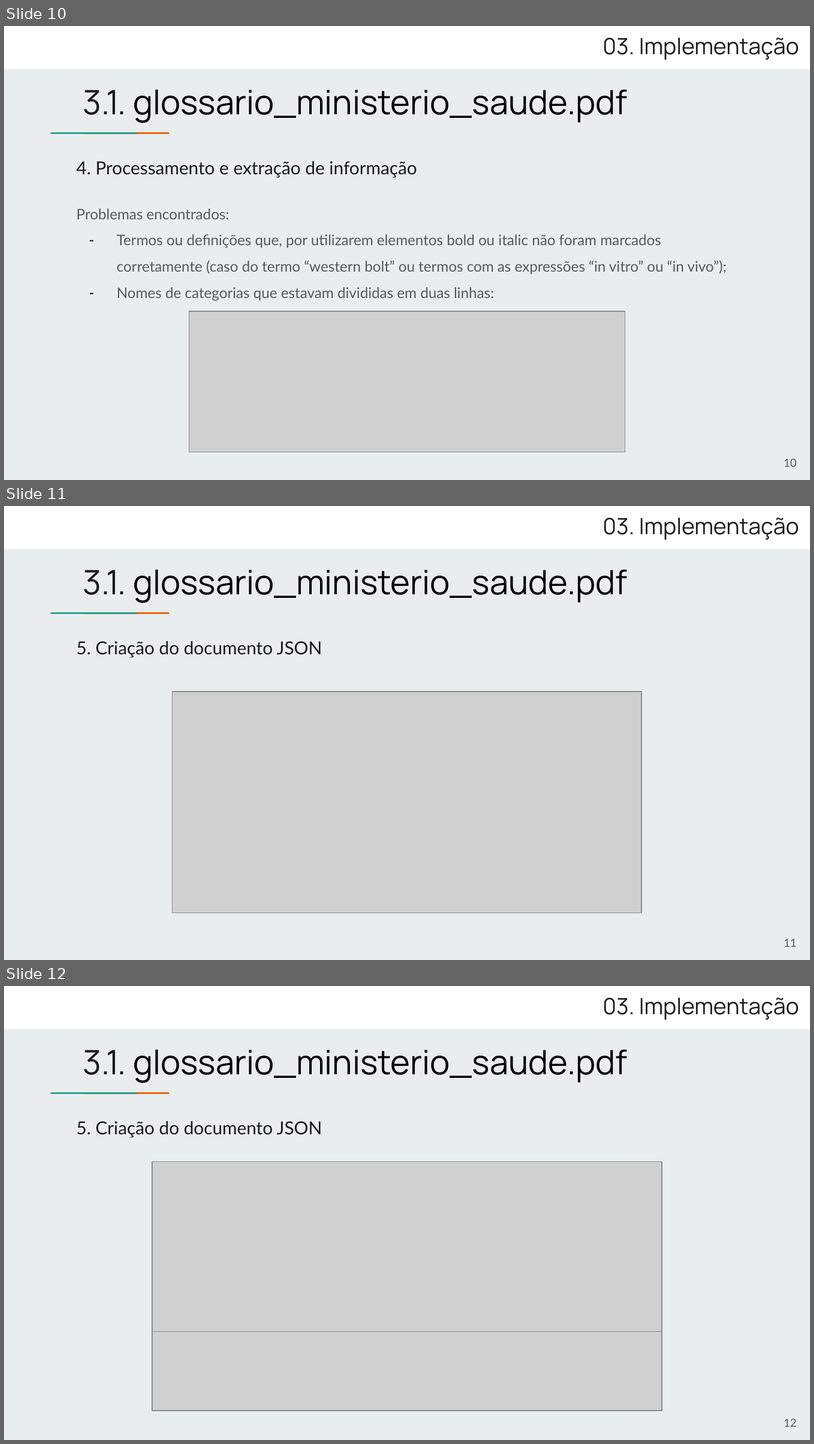
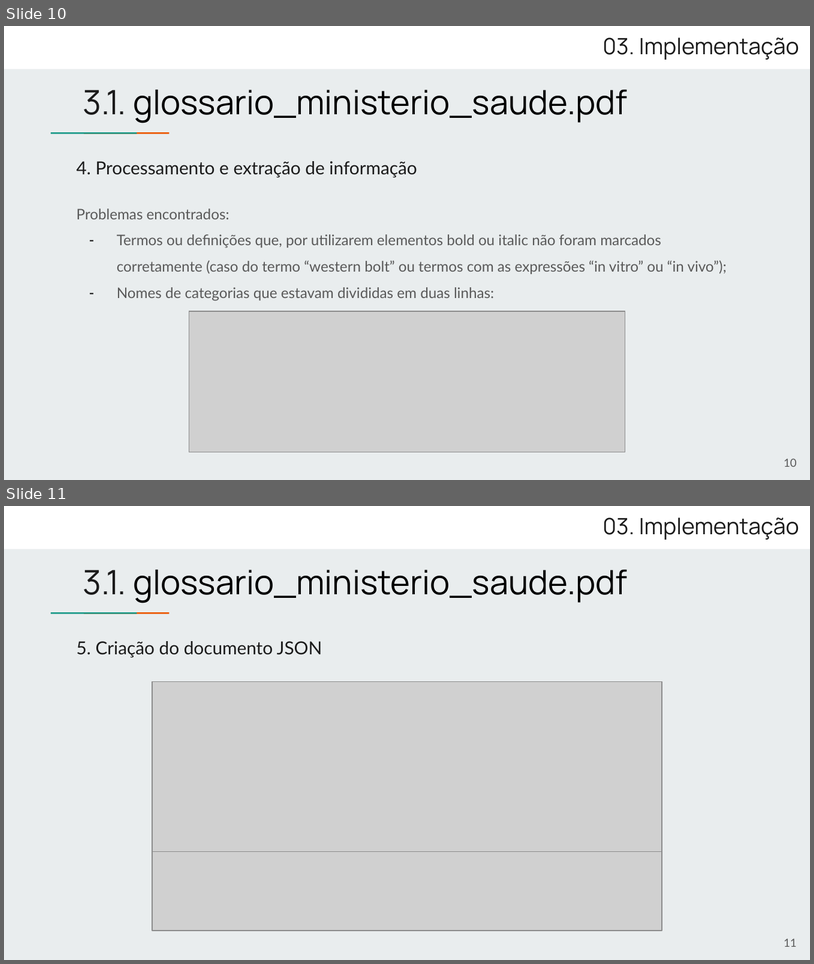
Before and after one commit to monicaccmartins/pln-2324, a slide deck: TP1/PLN - Apresentação.pptx. Shown one above the other, each under a label of ours: slides 10, 11 and 12 before the commit, slides 10 and 11 after it. The pictures are 814x1444 and 814x964 pixels, drawn with LibreOffice and Linux fonts; fonts in the diff are those of the drawing; grey boxes stand for pictures. Boxes give left, top, right and bottom in pixels: in the first picture for what was removed or moved away, otherwise in the second. Text is boxed around its words. In the diff, an @@ line names an element or a change of style, - is before the commit and + after.

```diff
--- a/TP1/PLN - Apresentação.pptx
+++ b/TP1/PLN - Apresentação.pptx
@@ slide 11 removed at [4, 506, 810, 960], background #E9EDEE; not listed: 3 template elements that a slide beside it also shows @@
@@ title removed at [603, 517, 800, 540] @@
-03. Implementação
@@ title removed at [83, 570, 627, 603] @@
-3.1. glossario_ministerio_saude.pdf
@@ text removed at [77, 641, 322, 658] @@
-5. Criação do documento JSON
@@ picture removed at [173, 691, 642, 912] @@
@@ page number removed at [784, 938, 797, 946] @@
-11
@@ what was slide 12 is now slide 11 @@
@@ page number at [784, 938, 797, 946]: text changed @@
-12
+11
```
Also in this commit, not shown: 2 slides changed.
